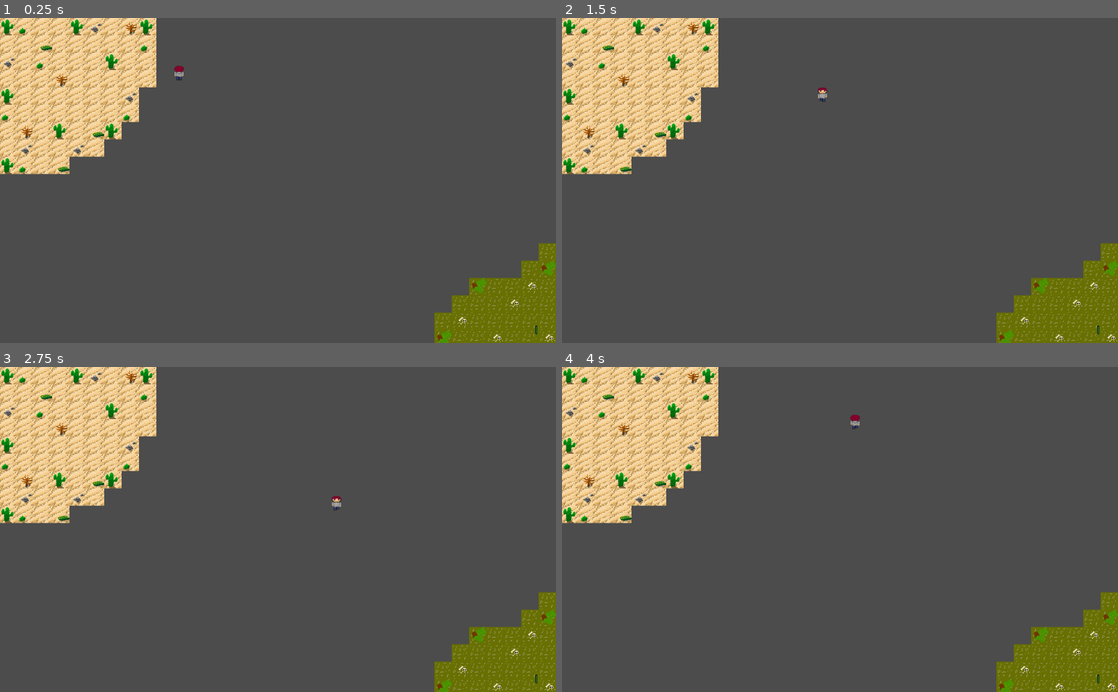
Above: before the commit, frames 1-4 (two rows, left to right).
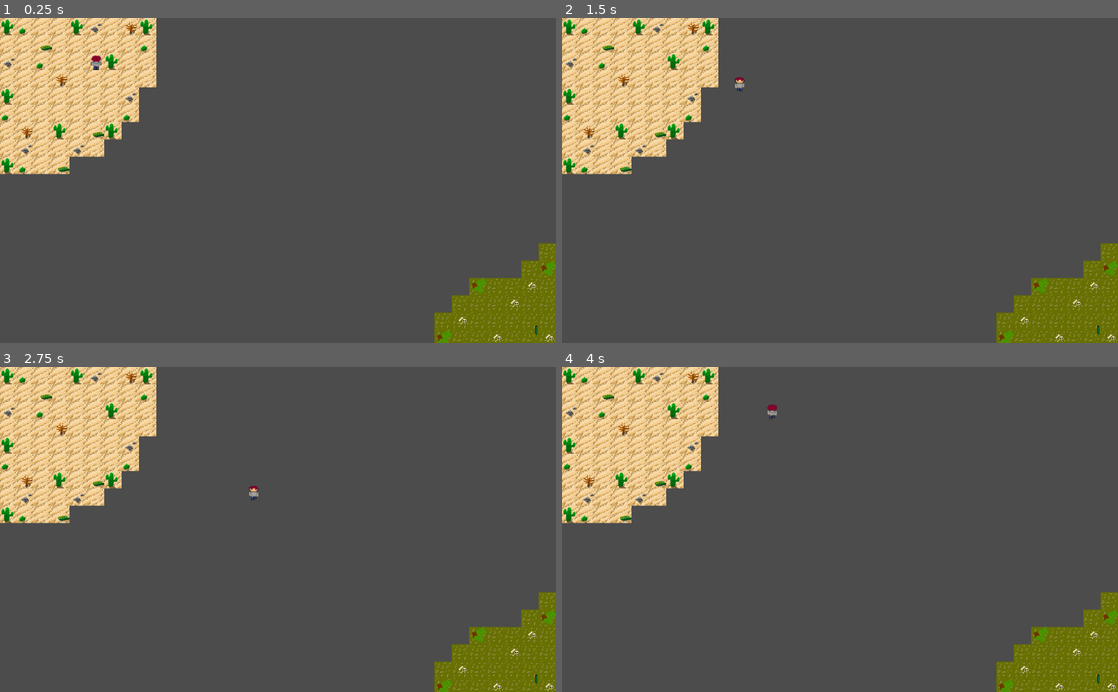
Above: after the commit, the same moments.

Repository: Linyx-Multi/Google-Doodle
Game: Godot game, scene res://Node2D.tscn
Two runs of this game, one before a commit and one after it. Both use one fixed random seed, a clock stepped at 60 frames per second and the inputs below.
Inputs:
- Up to frame 1 (0.25 s): no input
- Up to frame 2 (1.5 s): tap Enter at 0.5 s; hold D (right) 0.53-1.28 s; hold S (down) from 1.28 s (still down)
- Up to frame 3 (2.75 s): release S (down) at 2.03 s; hold D (right) from 2.03 s (still down)
- Up to frame 4 (4 s): release D (right) at 2.78 s; hold W (up) 2.78-3.53 s; hold A (left) from 3.53 s (still down)

The runs differ from the first frame. In frame 1, 0.1% of the frame differs, in the area x 16-34%, y 11-20%; in frame 2, 0.1%; in frame 3, 0.1%; in frame 4, 0.1%.

Commit message:
aaaaaaaaa

Diff:
--- a/Node2D.tscn
+++ b/Node2D.tscn
@@ -142,17 +142,12 @@
 8/shapes = [  ]
 8/z_index = 0
 
-[sub_resource type="SpriteFrames" id=3]
+[sub_resource type="SpriteFrames" id=2]
 animations = [ {
 "frames": [ ExtResource( 10 ), ExtResource( 5 ) ],
 "loop": true,
 "name": "walk_up",
 "speed": 2.0
-}, {
-"frames": [ ExtResource( 2 ), ExtResource( 8 ) ],
-"loop": true,
-"name": "idle_back",
-"speed": 1.15
 }, {
 "frames": [ ExtResource( 6 ), ExtResource( 11 ) ],
 "loop": true,
@@ -163,9 +158,14 @@
 "loop": true,
 "name": "walk_down",
 "speed": 2.0
+}, {
+"frames": [ ExtResource( 2 ), ExtResource( 8 ) ],
+"loop": true,
+"name": "idle_back",
+"speed": 1.15
 } ]
 
-[sub_resource type="RectangleShape2D" id=2]
+[sub_resource type="RectangleShape2D" id=3]
 extents = Vector2( 4.54172, 9.01317 )
 
 [sub_resource type="ParticlesMaterial" id=4]
@@ -199,11 +199,10 @@
 script = ExtResource( 1 )
 
 [node name="AnimatedSprite" type="AnimatedSprite" parent="KinematicBody2D"]
-position = Vector2( 319.954, 87.6964 )
+position = Vector2( 167.432, 68.7439 )
 scale = Vector2( 1.22604, 0.848527 )
-frames = SubResource( 3 )
+frames = SubResource( 2 )
 animation = "idle_back"
-frame = 1
 playing = true
 centered = false
 
--- a/player.gd
+++ b/player.gd
@@ -1,10 +1,11 @@
 extends KinematicBody2D
 
 export (int) var speed = 200
+export (int) var max_health = 100
 
 var velocity = Vector2()
 var screen_size
-export (int) var max_health = 100
+
 
 func _ready():
 	screen_size = get_viewport_rect().size
Not shown: 1 places in Node2D.tscn that only renumber resources
